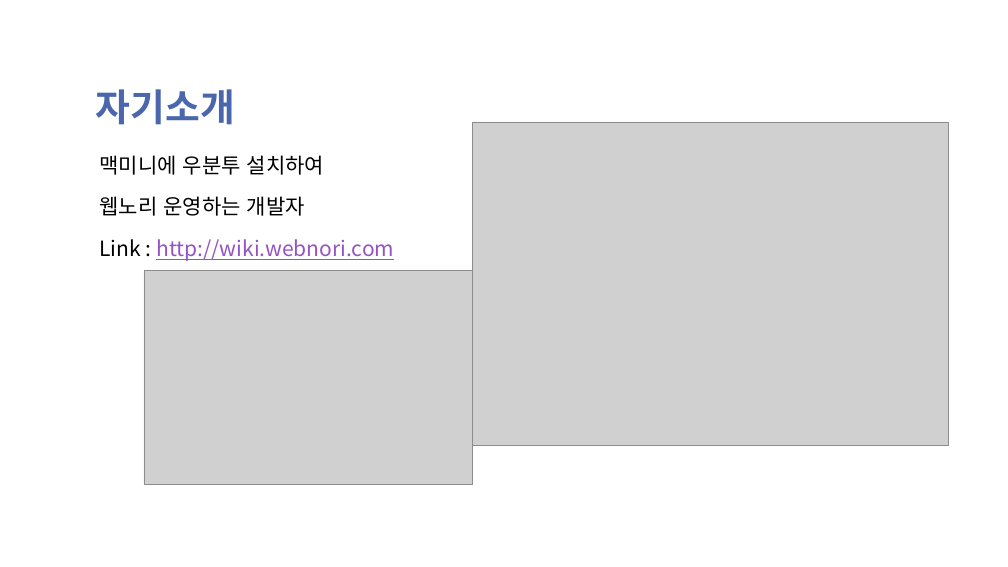
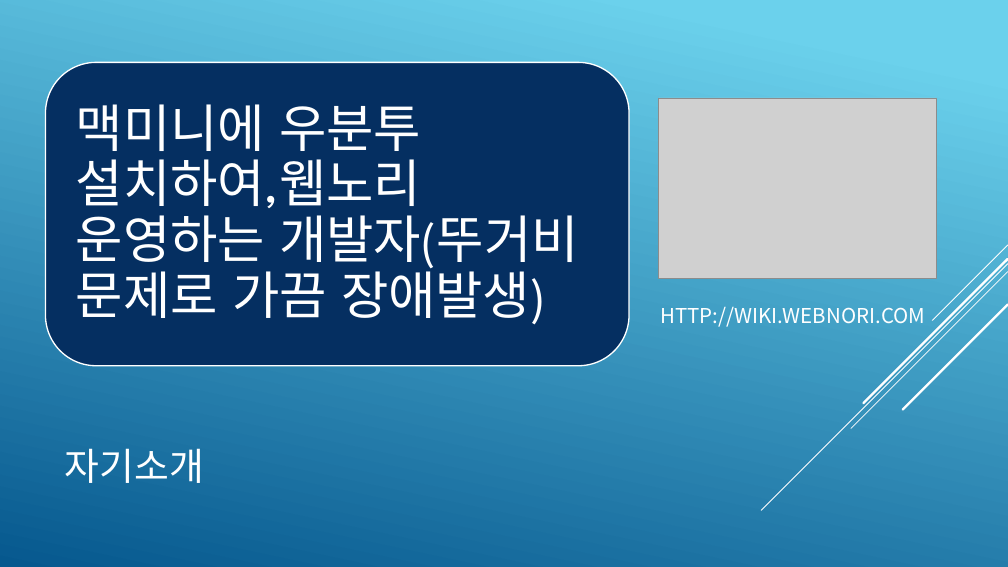
Before and after one commit to psmon/AkkaForNetCore, a slide deck: slide 2 of Doc/AKKA Introduce.pptx. Drawn at 1008x567 pixels with LibreOffice and Linux fonts; fonts in the diff are those of the drawing; grey boxes stand for pictures; background and template pictures are left out. Boxes give left, top, right and bottom in pixels: in the first picture for what was removed or moved away, otherwise in the second. Text is boxed around its words. In the diff, an @@ line names an element or a change of style, - is before the commit and + after.

```diff
--- a/Doc/AKKA Introduce.pptx
+++ b/Doc/AKKA Introduce.pptx
@@ background picture (left out) to gradient #6ED2EB to #06588E @@
@@ rounded rectangle added at [45,63,629,366], fill #052F61, outline #FFFFFF 1.25 pt @@
@@ text "맥미니에 우분투 설치하여,웹노리 운영하는 개발자(뚜거비 ..." at [76,104,578,325]: vertical alignment top to middle @@
@@ text at [76,104,578,325]: text changed; size 20 to 49 pt; font Noto Sans CJK KR to League Spartan; text colour #000000 to #FFFFFF @@
-맥미니에 우분투 설치하여
-웹노리 운영하는 개발자
-Link : http://wiki.webnori.com
+맥미니에 우분투 설치하여,웹노리 운영하는 개발자(뚜거비 문제로 가끔 장애발생)
@@ picture: place and size @@
-picture at [144,271,472,484]
+picture at [659,98,936,279]
@@ picture removed at [473,122,948,445] @@
@@ text added at [660,307,925,327], 19.5 pt, text #FFFFFF @@
+HTTP://WIKI.WEBNORI.COM
@@ group added at [761,245,1008,510]: 5 lines @@
@@ title "자기소개": place and size @@
-title "자기소개" at [96,89,235,125]
+title "자기소개" at [65,448,204,483]
@@ title "자기소개" at [65,448,204,483]: font Noto Sans CJK KR to League Spartan, text colour #4A66AC to #FFFFFF, bold off; line spacing 0.8 to 1; vertical alignment bottom to middle @@
```
Also in this commit, not shown: 21 other slides changed.
